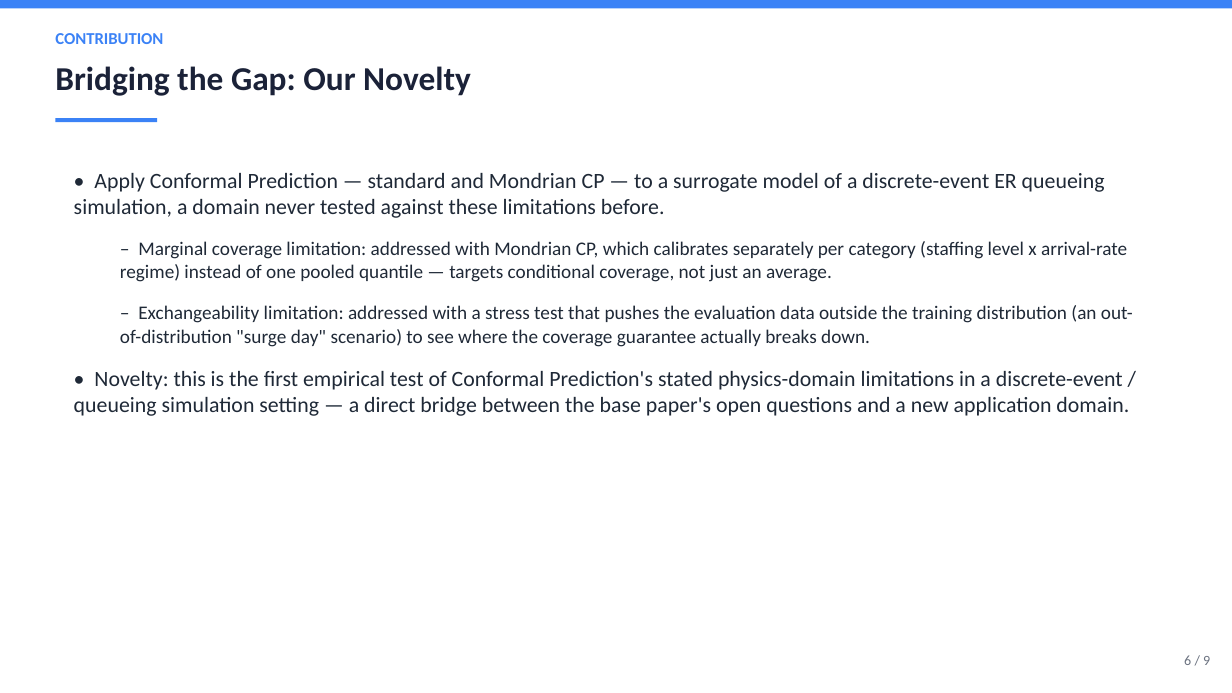
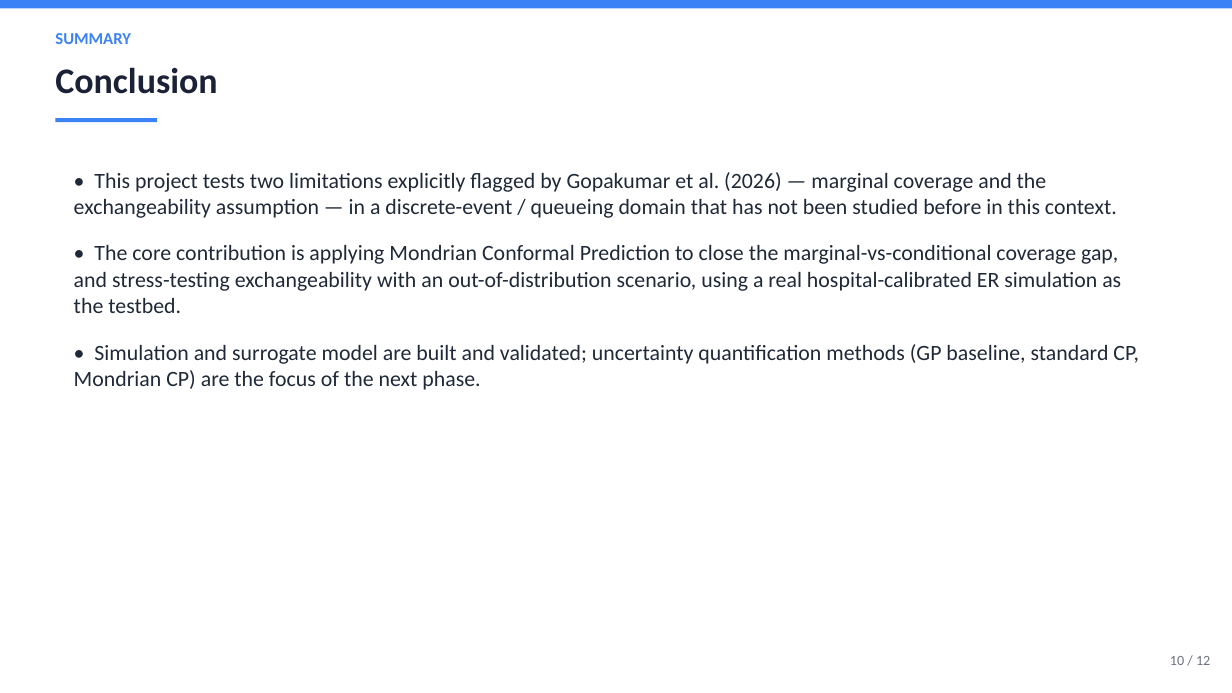
Before and after one commit to DUNE-ODYSSEY/Mondrian-Conformal-Prediction-On-Discrete-Event-Simulation, a slide deck: slide 10 of slides/zeroth_review.pptx (slide 6 before the commit). Drawn at 1232x693 pixels with LibreOffice and Linux fonts; fonts in the diff are those of the drawing. Boxes give left, top, right and bottom in pixels: in the first picture for what was removed or moved away, otherwise in the second. Text is boxed around its words. In the diff, an @@ line names an element or a change of style, - is before the commit and + after.

```diff
--- a/slides/zeroth_review.pptx
+++ b/slides/zeroth_review.pptx
@@ text at (55,33,131,44): text changed @@
-CONTRIBUTION
+SUMMARY
@@ text at (55,67,217,94): text changed; size 26 to 28 pt @@
-Bridging the Gap: Our Novelty
+Conclusion
@@ text at (74,172,1139,390): text changed; size 15 to 17 pt @@
-• Apply Conformal Prediction — standard and Mondrian CP — to a surrogate model of a discrete-event ER queueing simulation, a domain never tested against these limitations before.
-  ‒ Marginal coverage limitation: addressed with Mondrian CP, which calibrates separately per category (staffing level x arrival-rate regime) instead of one pooled quantile — targets conditional coverage, not just an average.
-  ‒ Exchangeability limitation: addressed with a stress test that pushes the evaluation data outside the training distribution (an out-of-distribution "surge day" scenario) to see where the coverage guarantee actually breaks down.
-• Novelty: this is the first empirical test of Conformal Prediction's stated physics-domain limitations in a discrete-event / queueing simulation setting — a direct bridge between the base paper's open questions and a new application domain.
+• This project tests two limitations explicitly flagged by Gopakumar et al. (2026) — marginal coverage and the exchangeability assumption — in a discrete-event / queueing domain that has not been studied before in this context.
+• The core contribution is applying Mondrian Conformal Prediction to close the marginal-vs-conditional coverage gap, and stress-testing exchangeability with an out-of-distribution scenario, using a real hospital-calibrated ER simulation as the testbed.
+• Simulation and surrogate model are built and validated; uncertainty quantification methods (GP baseline, standard CP, Mondrian CP) are the focus of the next phase.
@@ text at (1170,656,1210,665): text changed @@
-6 / 9
+10 / 12
```
Also in this commit, not shown: 5 other slides changed, 6 slides added, 3 slides removed, 19 other files.
